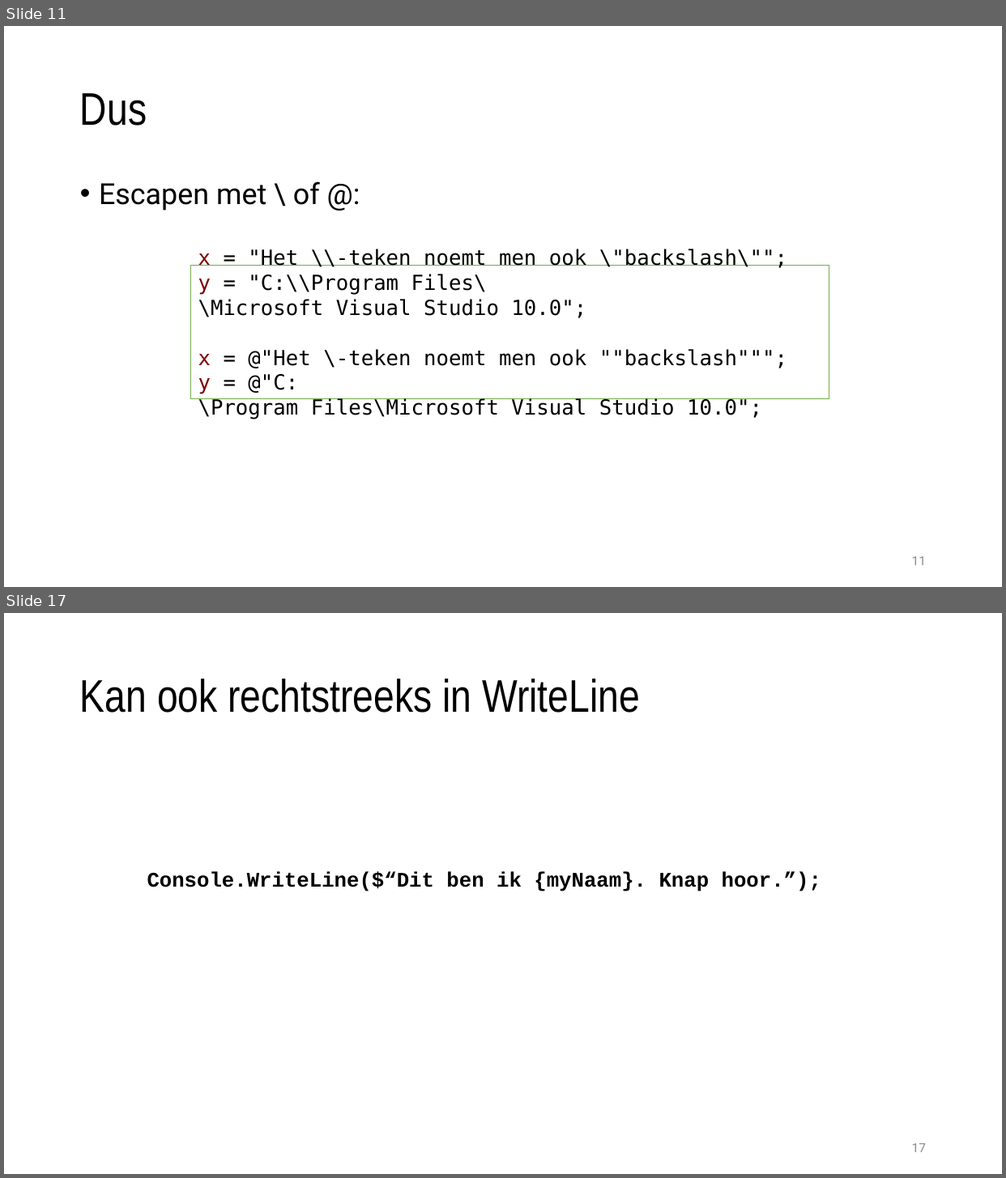
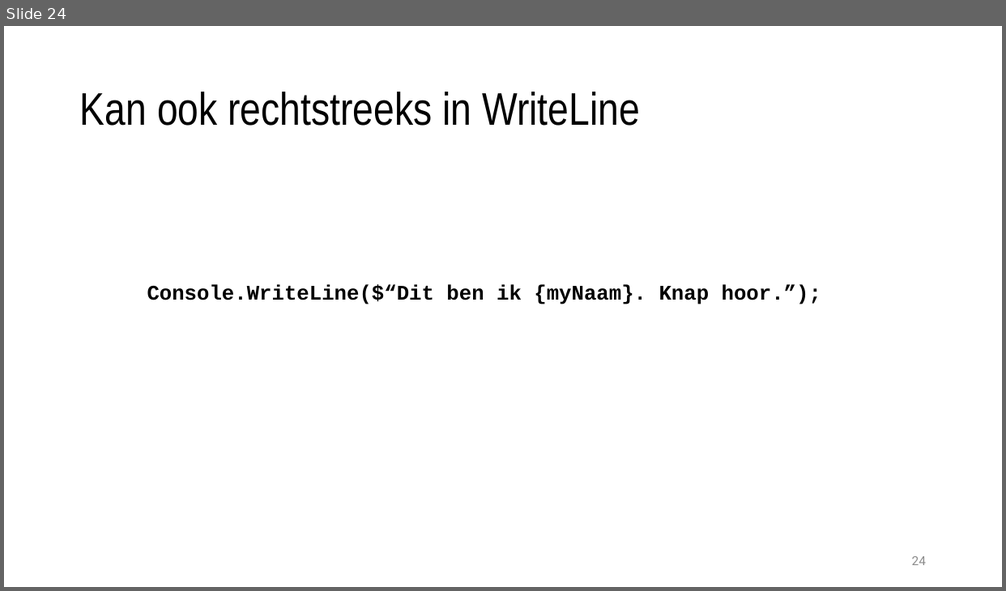
Before and after one commit to timdams/csharpbook, a slide deck: _SLIDES/2020/H3- Tekst in code gebruiken/H3_1_tekst.pptx. Shown one above the other, each under a label of ours: slides 11 and 17 before the commit, slide 24 after it; the slides between them are not shown. The pictures are 1006x1178 and 1006x591 pixels, drawn with LibreOffice and Linux fonts; fonts in the diff are those of the drawing; background and template pictures are left out. Boxes give left, top, right and bottom in pixels: in the first picture for what was removed or moved away, otherwise in the second. Text is boxed around its words. In the diff, an @@ line names an element or a change of style, - is before the commit and + after.

```diff
--- a/_SLIDES/2020/H3- Tekst in code gebruiken/H3_1_tekst.pptx
+++ b/_SLIDES/2020/H3- Tekst in code gebruiken/H3_1_tekst.pptx
@@ slide 11 removed at (4,26,1002,587), background #FFFFFF @@
@@ title removed at (80,93,147,126) @@
-Dus
@@ text removed at (99,182,320,211) @@
-• Escapen met \ of @:
@@ rectangle removed at (190,266,829,399) @@
-x = "Het \\-teken noemt men ook \"backslash\"";
-y = "C:\\Program Files\\Microsoft Visual Studio 10.0";
-x = @"Het \-teken noemt men ook ""backslash""";
-y = @"C:\Program Files\Microsoft Visual Studio 10.0";
@@ page number removed at (912,557,926,565) @@
-11
@@ what was slide 17 is now slide 24 @@
@@ page number at (912,557,926,565): text changed @@
-17
+24
```
Also in this commit, not shown: 6 slides changed, 23 slides added, 12 other slides removed, 11 other files.
